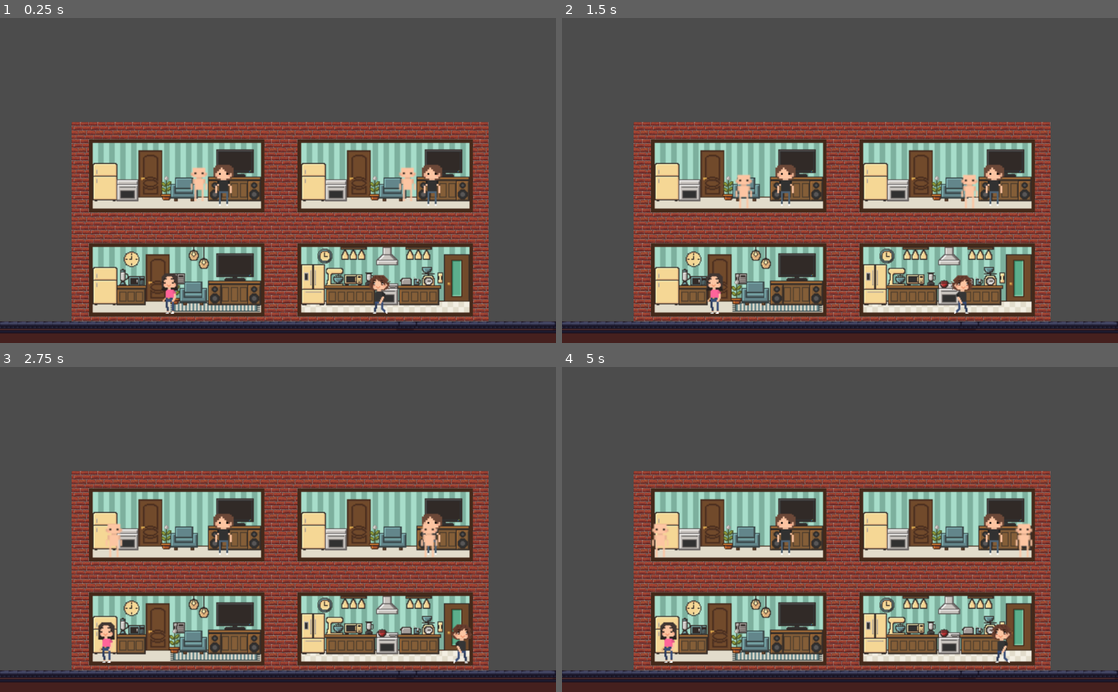
Above: before the commit, frames 1-4 (two rows, left to right).
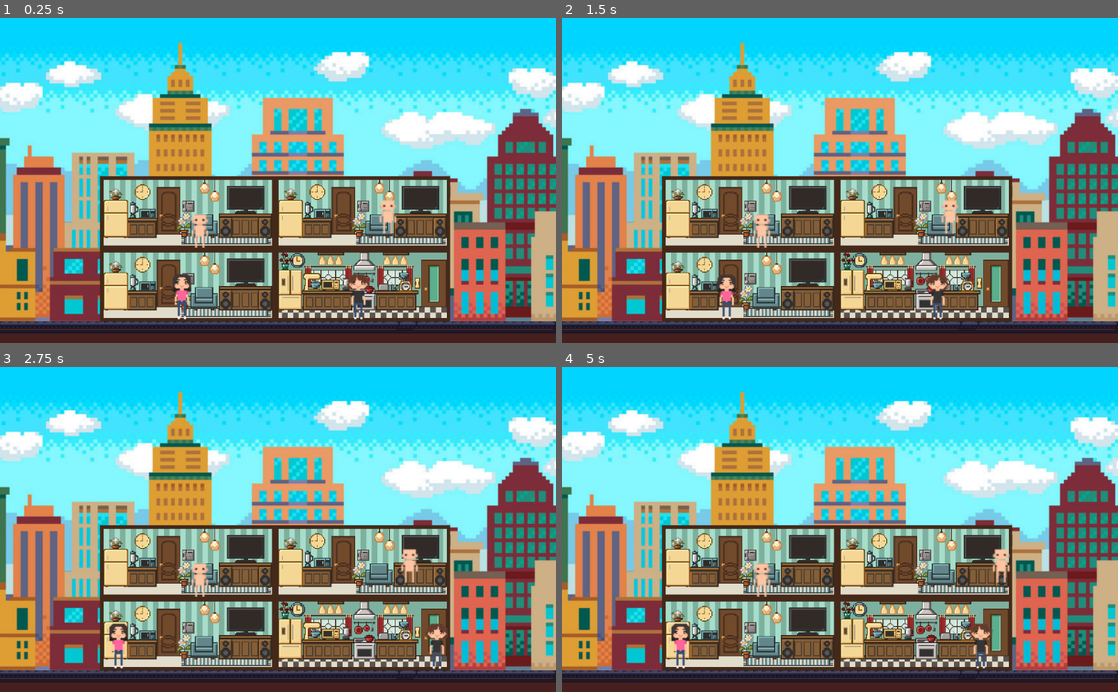
Above: after the commit, the same moments.

Repository: FloYanez/CapybaraRepublicGame
Game: Godot game, scene res://Escena/HotelV1.tscn
Same seed, same stepped clock (60 frames per second), same inputs: the game is played once before the commit and once after it. This scene is started directly instead of the project's main scene.
Inputs (mouse positions are in pixels of both pictures, inside the frame that each line leads up to):
- Up to frame 1 (0.25 s): no input
- Up to frame 2 (1.5 s): move the mouse to (962, 164) at 0.52 s; move the mouse to (728, 196) at 1.27 s
- Up to frame 3 (2.75 s): move the mouse to (333, 458) at 2.02 s
- Up to frame 4 (5 s): move the mouse to (812, 594) at 2.77 s; move the mouse to (1006, 578) at 3.52 s; tap Enter at 4.25 s; move the mouse to (673, 480) at 4.27 s

The runs differ from the first frame. In frame 1, 89% of the frame differs, in the area x 0-100%, y 0-94%; in frame 2, 89%; in frame 3, 89%; in frame 4, 89%.

Commit message:
cambios esteticos

Diff:
--- a/Escena/HotelV1.tscn
+++ b/Escena/HotelV1.tscn
@@ -1,10 +1,11 @@
-[gd_scene load_steps=9 format=2]
+[gd_scene load_steps=10 format=2]
 
 [ext_resource path="res://Escena/PiezaA.tscn" type="PackedScene" id=1]
 [ext_resource path="res://Escena/PiezaFLO.tscn" type="PackedScene" id=2]
 [ext_resource path="res://Escena/PiezaERIC.tscn" type="PackedScene" id=3]
 [ext_resource path="res://Assets/CityTileSet.png" type="Texture" id=4]
 [ext_resource path="res://Escena/ActionsMenu.tscn" type="PackedScene" id=5]
+[ext_resource path="res://29144836.jpg" type="Texture" id=6]
 
 [sub_resource type="ConvexPolygonShape2D" id=1]
 points = PoolVector2Array( 32, 24, 0, 24, 0, 0, 32, 0 )
@@ -59,20 +60,25 @@
 [node name="Node2D" type="Node2D"]
 position = Vector2( 128, 192 )
 
+[node name="fondo" type="Sprite" parent="."]
+position = Vector2( 393, 158 )
+scale = Vector2( 1.2, 1.2 )
+texture = ExtResource( 6 )
+
 [node name="mono1" parent="." instance=ExtResource( 1 )]
-position = Vector2( -56, -32 )
+position = Vector2( -36, 36 )
 scale = Vector2( 0.5, 0.5 )
 
 [node name="mono2" parent="." instance=ExtResource( 1 )]
-position = Vector2( 328, -32 )
+position = Vector2( 286, 36 )
 scale = Vector2( 0.5, 0.5 )
 
 [node name="FLO" parent="." instance=ExtResource( 2 )]
-position = Vector2( -56, 160 )
+position = Vector2( -36, 170 )
 scale = Vector2( 0.5, 0.5 )
 
 [node name="ERIC" parent="." instance=ExtResource( 3 )]
-position = Vector2( 328, 160 )
+position = Vector2( 286, 170 )
 scale = Vector2( 0.5, 0.5 )
 
 [node name="TileMap" type="TileMap" parent="."]
@@ -85,3 +91,4 @@
 [node name="CanvasLayer" type="CanvasLayer" parent="."]
 
 [node name="ActionsMenu" parent="CanvasLayer" instance=ExtResource( 5 )]
+visible = false
--- a/Escena/PiezaA.tscn
+++ b/Escena/PiezaA.tscn
@@ -1,6 +1,6 @@
 [gd_scene load_steps=6 format=2]
 
-[ext_resource path="res://Assets/depto01ej.png" type="Texture" id=1]
+[ext_resource path="res://depto01L.png" type="Texture" id=1]
 [ext_resource path="res://Assets/ladrillo64.png" type="Texture" id=2]
 [ext_resource path="res://Escena/inquilinoA.tscn" type="PackedScene" id=3]
 
@@ -33,6 +33,7 @@
 [node name="Node2D" type="Node2D"]
 
 [node name="TileMap" type="TileMap" parent="."]
+visible = false
 position = Vector2( -8, -128 )
 tile_set = SubResource( 2 )
 format = 1
@@ -48,7 +49,7 @@
 stretch_mode = 5
 
 [node name="KinematicBody2D" parent="." instance=ExtResource( 3 )]
-position = Vector2( 605, 278 )
+position = Vector2( 594, 330 )
 scale = Vector2( 2, 2 )
 
 [node name="Timer" type="Timer" parent="."]
--- a/Escena/PiezaERIC.tscn
+++ b/Escena/PiezaERIC.tscn
@@ -1,6 +1,6 @@
 [gd_scene load_steps=6 format=2]
 
-[ext_resource path="res://Assets/depto02.png" type="Texture" id=1]
+[ext_resource path="res://depto02L.png" type="Texture" id=1]
 [ext_resource path="res://Assets/ladrillo64.png" type="Texture" id=2]
 [ext_resource path="res://Escena/inquilinoERIC.tscn" type="PackedScene" id=3]
 
@@ -33,6 +33,7 @@
 [node name="Node2D" type="Node2D"]
 
 [node name="TileMap" type="TileMap" parent="."]
+visible = false
 position = Vector2( -8, -128 )
 tile_set = SubResource( 2 )
 format = 1
--- a/Escena/PiezaFLO.tscn
+++ b/Escena/PiezaFLO.tscn
@@ -1,6 +1,6 @@
 [gd_scene load_steps=6 format=2]
 
-[ext_resource path="res://Assets/depto01.png" type="Texture" id=1]
+[ext_resource path="res://depto01L.png" type="Texture" id=1]
 [ext_resource path="res://Assets/ladrillo64.png" type="Texture" id=2]
 [ext_resource path="res://Escena/inquilinoFLO.tscn" type="PackedScene" id=3]
 
@@ -33,6 +33,7 @@
 [node name="Node2D" type="Node2D"]
 
 [node name="TileMap" type="TileMap" parent="."]
+visible = false
 position = Vector2( -8, -128 )
 tile_set = SubResource( 2 )
 format = 1
@@ -48,7 +49,7 @@
 stretch_mode = 5
 
 [node name="FLO" parent="." instance=ExtResource( 3 )]
-position = Vector2( 509, 298 )
+position = Vector2( 506, 287 )
 scale = Vector2( 2.5, 2.5 )
 
 [node name="Timer" type="Timer" parent="."]
--- a/Escena/inquilinoA.tscn
+++ b/Escena/inquilinoA.tscn
@@ -167,11 +167,9 @@
 script = ExtResource( 3 )
 
 [node name="CollisionShape2D" type="CollisionShape2D" parent="."]
-position = Vector2( -8, 0 )
 shape = SubResource( 1 )
 
 [node name="Sprite" type="Sprite" parent="."]
-position = Vector2( -8, -5 )
 scale = Vector2( 3.34167, 2.90625 )
 texture = ExtResource( 1 )
 hframes = 2
--- a/Escena/inquilinoERIC.tscn
+++ b/Escena/inquilinoERIC.tscn
@@ -198,7 +198,7 @@
 [node name="Sprite" type="Sprite" parent="."]
 position = Vector2( -8, -3 )
 scale = Vector2( 1.5, 1.5 )
-texture = ExtResource( 2 )
+texture = ExtResource( 1 )
 hframes = 4
 
 [node name="AnimationPlayer" type="AnimationPlayer" parent="."]
--- a/Escena/inquilinoFLO.tscn
+++ b/Escena/inquilinoFLO.tscn
@@ -222,9 +222,8 @@
 [node name="Sprite" type="Sprite" parent="."]
 position = Vector2( -8, -3 )
 scale = Vector2( 1.5, 1.5 )
-texture = ExtResource( 4 )
+texture = ExtResource( 2 )
 hframes = 4
-frame = 3
 
 [node name="AnimationPlayer" type="AnimationPlayer" parent="."]
 root_node = NodePath("../Sprite")
--- a/scenes/MainMenu.tscn
+++ b/scenes/MainMenu.tscn
@@ -6,6 +6,8 @@
 [ext_resource path="res://resources/panel_theme.tres" type="Theme" id=4]
 [ext_resource path="res://resources/buttons_theme.tres" type="Theme" id=5]
 [ext_resource path="res://scenes/MainMenu.gd" type="Script" id=6]
+[ext_resource path="res://29144836.jpg" type="Texture" id=7]
+[ext_resource path="res://wink.png" type="Texture" id=8]
 
 [sub_resource type="DynamicFont" id=3]
 font_data = ExtResource( 1 )
@@ -26,11 +28,23 @@
 scale = Vector2( 0.536979, 0.479688 )
 texture = ExtResource( 3 )
 
+[node name="fondo" type="Sprite" parent="."]
+position = Vector2( 542, 339 )
+scale = Vector2( 1.2, 1.2 )
+texture = ExtResource( 7 )
+
+[node name="capybara" type="Sprite" parent="."]
+position = Vector2( 865, 451 )
+scale = Vector2( 0.3, 0.3 )
+texture = ExtResource( 8 )
+hframes = 5
+frame = 3
+
 [node name="PanelContainer" type="PanelContainer" parent="."]
 margin_left = 296.0
-margin_top = 236.0
+margin_top = 400.0
 margin_right = 727.0
-margin_bottom = 363.0
+margin_bottom = 527.0
 size_flags_horizontal = 4
 size_flags_vertical = 4
 theme = ExtResource( 4 )
Binary file added: 29144836.jpg
Not shown, added: 29144836.jpg.import
Binary file added: Escena/29144836.jpg
Not shown, added: Escena/29144836.jpg.import
Binary file added: depto01L.png
Not shown, added: depto01L.png.import
Binary file added: depto02L.png
Not shown, added: depto02L.png.import
Binary file added: frontL.png
Not shown, added: frontL.png.import
Binary file added: greedysabotage-Sheet.png
Not shown, added: greedysabotage-Sheet.png.import
(and 13 more such lines)
